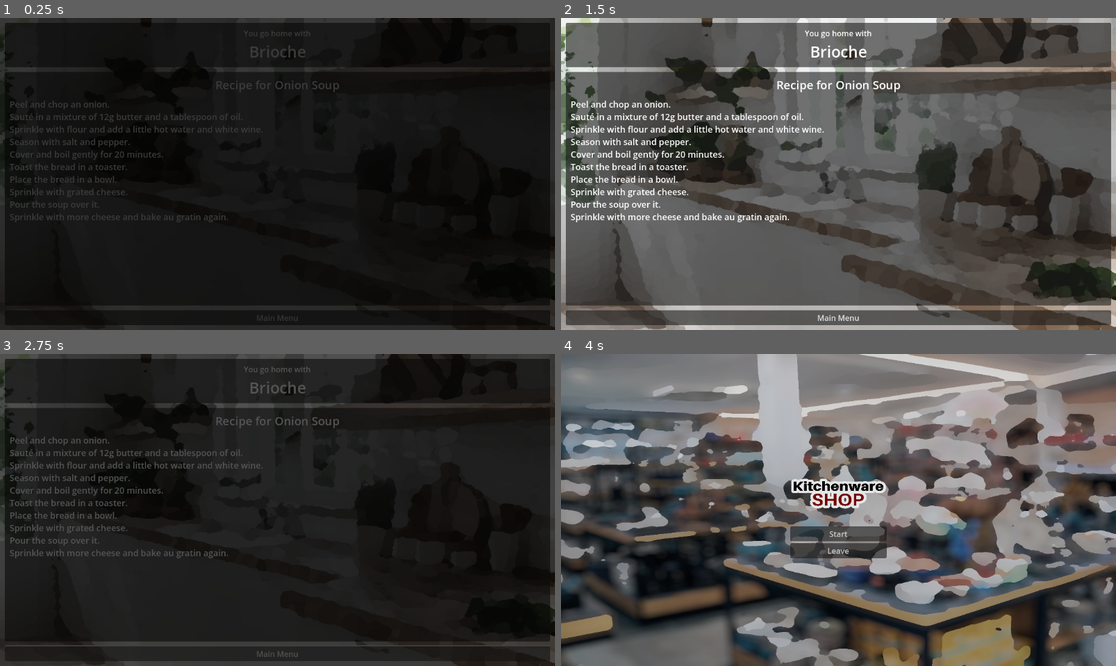
Above: before the commit, frames 1-4 (two rows, left to right).
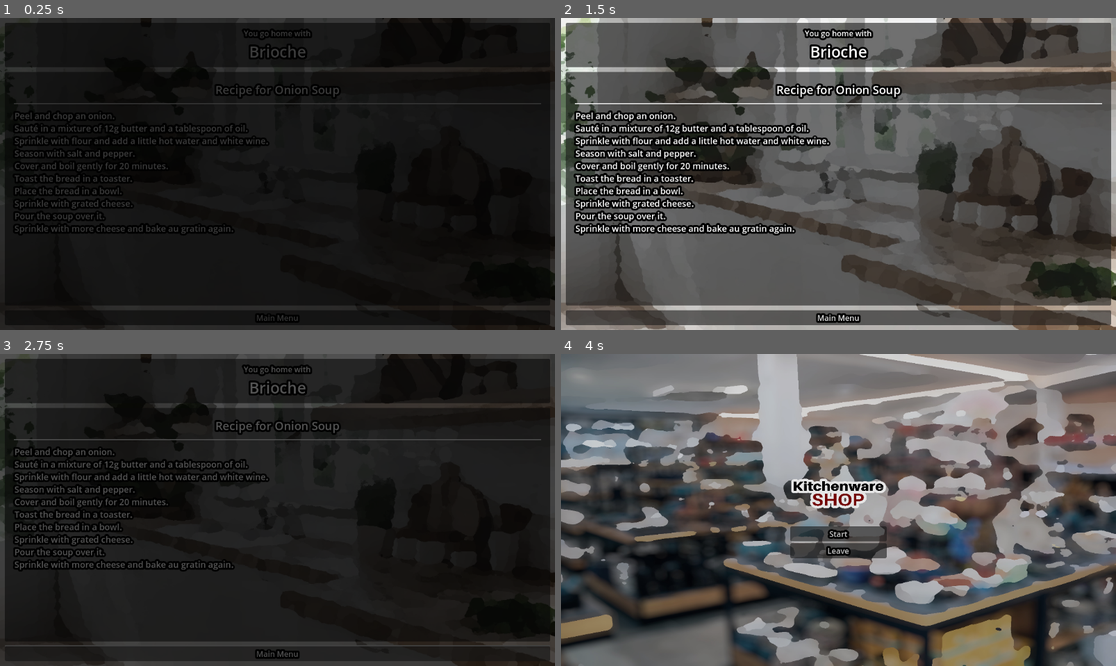
Above: after the commit, the same moments.

Repository: Lipatant/KitchenwareShop
Game: Godot game, scene res://Source/Scenes/Ending.tscn
Two runs of this game, one before a commit and one after it. Both use one fixed random seed, a clock stepped at 60 frames per second and the inputs below. This scene is started directly instead of the project's main scene.
Inputs (mouse positions are in pixels of both pictures, inside the frame that each line leads up to):
- Up to frame 1 (0.25 s): no input
- Up to frame 2 (1.5 s): move the mouse to (960, 158) at 0.52 s; click (960, 158) at 0.67 s; tap Enter at 1.25 s; move the mouse to (727, 189) at 1.27 s; click (727, 189) at 1.42 s
- Up to frame 3 (2.75 s): click "Main Menu" at 2 s
- Up to frame 4 (4 s): move the mouse to (894, 441) at 2.77 s; click (894, 441) at 2.92 s; click "Start" at 3.5 s

The runs differ from the first frame. In frame 1, 3.6% of the frame differs, in the area x 1-98%, y 3-70%; in frame 2, 10%, in the area x 1-98%, y 3-98%; in frame 3, 6.5%; in frame 4, 0.2%.

Commit message:
feat: adding black outline on most labels and buttons

Diff:
--- a/Source/Scenes/Choice.tscn
+++ b/Source/Scenes/Choice.tscn
@@ -43,6 +43,7 @@
 
 [node name="Label" type="Label" parent="VBoxContainer/PanelContainer/MarginContainer"]
 layout_mode = 2
+theme_override_constants/outline_size = 16
 theme_override_font_sizes/font_size = 24
 text = "ChoiceChooseLabel"
 horizontal_alignment = 1
--- a/Source/Scenes/Choice/ChoiceElement.tscn
+++ b/Source/Scenes/Choice/ChoiceElement.tscn
@@ -42,7 +42,7 @@
 
 [node name="CharacterButton" type="Button" parent="."]
 unique_name_in_owner = true
-custom_minimum_size = Vector2(150, 50)
+custom_minimum_size = Vector2(180, 50)
 layout_mode = 1
 anchors_preset = 8
 anchor_left = 0.5
@@ -55,6 +55,8 @@
 offset_bottom = 4.0
 grow_horizontal = 2
 grow_vertical = 2
+theme_override_constants/outline_size = 16
+theme_override_font_sizes/font_size = 24
 text = "Character"
 
 [connection signal="pressed" from="CharacterButton" to="." method="_on_character_button_pressed"]
--- a/Source/Scenes/Dialogue.tscn
+++ b/Source/Scenes/Dialogue.tscn
@@ -126,10 +126,12 @@
 
 [node name="MainMenuButton" type="Button" parent="VBoxContainer"]
 layout_mode = 2
+theme_override_constants/outline_size = 16
 text = "DialogueMainMenuButton"
 
 [node name="SkipAllButton" type="Button" parent="VBoxContainer"]
 layout_mode = 2
+theme_override_constants/outline_size = 16
 text = "DialogueSkipAllButton"
 
 [node name="Choice" type="ItemList" parent="."]
--- a/Source/Scenes/Ending.tscn
+++ b/Source/Scenes/Ending.tscn
@@ -1,9 +1,13 @@
-[gd_scene load_steps=5 format=3 uid="uid://8wgqwyc0wvli"]
+[gd_scene load_steps=6 format=3 uid="uid://8wgqwyc0wvli"]
 
 [ext_resource type="PackedScene" uid="uid://c4uhypoecgybf" path="res://Source/Backgrounds/BackgroundDefault.tscn" id="1_dk0ki"]
 [ext_resource type="Script" path="res://Source/Scenes/Ending/Ending.gd" id="1_dvrj4"]
 [ext_resource type="PackedScene" uid="uid://b70j1jgqjeodt" path="res://Source/Scenes/MainMenu.tscn" id="2_v1l23"]
 [ext_resource type="Texture2D" uid="uid://byodcef6j66po" path="res://Graphics/Backgrounds/BackgroundEnding.jpg" id="2_ympgc"]
+
+[sub_resource type="StyleBoxLine" id="StyleBoxLine_2uq28"]
+color = Color(1, 1, 1, 1)
+thickness = 2
 
 [node name="Ending" type="Control"]
 layout_mode = 3
@@ -48,13 +52,17 @@
 
 [node name="Label" type="Label" parent="Control/Panel/MarginContainer/VBoxContainer"]
 layout_mode = 2
+theme_override_constants/outline_size = 16
+theme_override_font_sizes/font_size = 16
 text = "EndingTitle"
 horizontal_alignment = 1
 
 [node name="CharacterName" type="Label" parent="Control/Panel/MarginContainer/VBoxContainer"]
 unique_name_in_owner = true
 layout_mode = 2
+theme_override_constants/outline_size = 16
 theme_override_font_sizes/font_size = 32
+text = "CharacterName"
 horizontal_alignment = 1
 
 [node name="PanelContainer" type="PanelContainer" parent="Control"]
@@ -63,10 +71,10 @@
 
 [node name="MarginContainer" type="MarginContainer" parent="Control/PanelContainer"]
 layout_mode = 2
-theme_override_constants/margin_left = 10
-theme_override_constants/margin_top = 10
-theme_override_constants/margin_right = 10
-theme_override_constants/margin_bottom = 10
+theme_override_constants/margin_left = 20
+theme_override_constants/margin_top = 20
+theme_override_constants/margin_right = 20
+theme_override_constants/margin_bottom = 20
 
 [node name="VBoxContainer" type="VBoxContainer" parent="Control/PanelContainer/MarginContainer"]
 layout_mode = 2
@@ -75,22 +83,33 @@
 [node name="CharacterRecipe" type="Label" parent="Control/PanelContainer/MarginContainer/VBoxContainer"]
 unique_name_in_owner = true
 layout_mode = 2
+theme_override_constants/outline_size = 16
 theme_override_font_sizes/font_size = 24
+text = "CharacterRecipe"
 horizontal_alignment = 1
 
+[node name="HSeparator" type="HSeparator" parent="Control/PanelContainer/MarginContainer/VBoxContainer"]
+layout_mode = 2
+theme_override_styles/separator = SubResource("StyleBoxLine_2uq28")
+
 [node name="ScrollContainer" type="ScrollContainer" parent="Control/PanelContainer/MarginContainer/VBoxContainer"]
+clip_contents = false
 layout_mode = 2
 size_flags_vertical = 3
 
 [node name="CharacterRecipeDescription" type="RichTextLabel" parent="Control/PanelContainer/MarginContainer/VBoxContainer/ScrollContainer"]
 unique_name_in_owner = true
+clip_contents = false
 layout_mode = 2
 size_flags_horizontal = 3
+theme_override_constants/outline_size = 16
 theme_override_font_sizes/normal_font_size = 18
+text = "CharacterRecipeDescription"
 fit_content = true
 
 [node name="MainMenuButton" type="Button" parent="Control"]
 layout_mode = 2
+theme_override_constants/outline_size = 16
 text = "EndingMainMenuButton"
 
 [connection signal="pressed" from="Control/MainMenuButton" to="." method="_on_main_menu_button_pressed"]
--- a/Source/Scenes/MainMenu.tscn
+++ b/Source/Scenes/MainMenu.tscn
@@ -42,10 +42,12 @@
 
 [node name="StartButton" type="Button" parent="VBoxContainer"]
 layout_mode = 2
+theme_override_constants/outline_size = 16
 text = "MainMenuStartButton"
 
 [node name="LeaveButton" type="Button" parent="VBoxContainer"]
 layout_mode = 2
+theme_override_constants/outline_size = 16
 text = "MainMenuLeaveButton"
 
 [connection signal="pressed" from="VBoxContainer/StartButton" to="." method="_on_start_button_pressed"]
